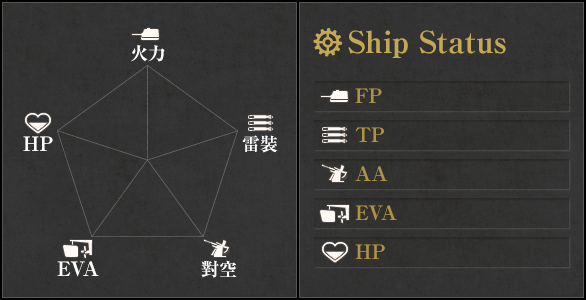
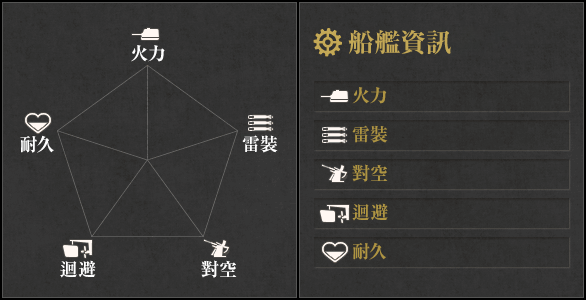
Two versions of the same layered image (586px x 300px). Layer-by-layer changes:
added group "群組 1" with 7 layers above "patched" over [20, 29, 451, 278]
renamed "EVA" to "迴避", moved it into group "群組 1", painted on it over [57, 260, 99, 278]
renamed "HP" to "耐久", moved it into group "群組 1", painted on it over [20, 135, 54, 153]
renamed "Ship Status" to "船艦資訊", moved it into group "群組 1", painted on it over [348, 29, 506, 58]
renamed "FP TP AA EVA HP" to "火力 雷裝 對空 迴避 耐久", moved it into group "群組 1", painted on it over [352, 87, 397, 260]
